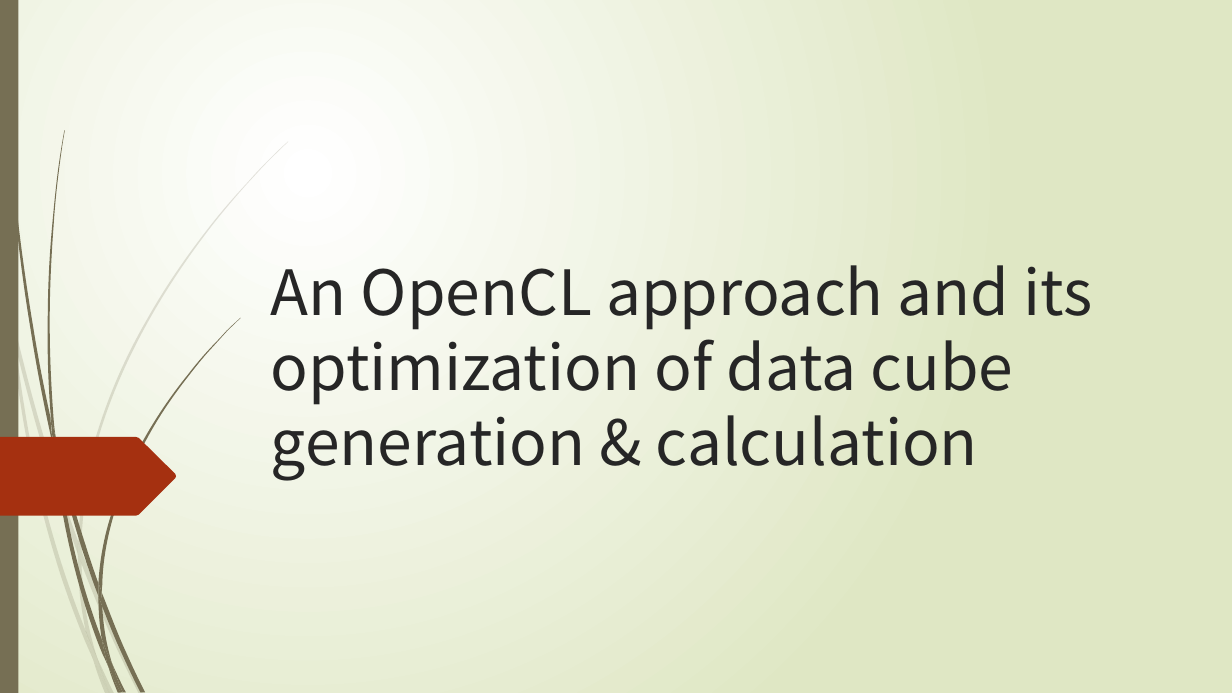
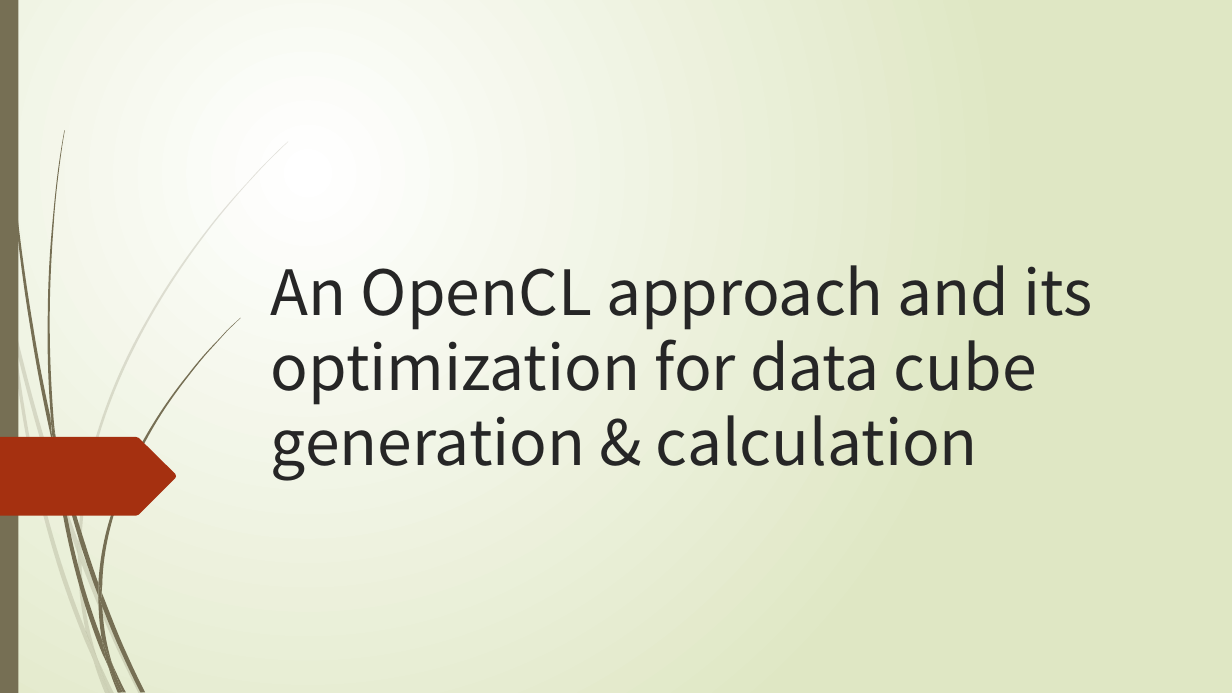
Before and after one commit to thoh-testarossa/Mirage-docs, a slide deck: slide 1 of thoh/gradurate_thesis/答辩.pptx. Drawn at 1232x693 pixels with LibreOffice and Linux fonts; fonts in the diff are those of the drawing. Boxes give left, top, right and bottom in pixels: in the first picture for what was removed or moved away, otherwise in the second. Text is boxed around its words. In the diff, an @@ line names an element or a change of style, - is before the commit and + after.

```diff
--- a/thoh/gradurate_thesis/答辩.pptx
+++ b/thoh/gradurate_thesis/答辩.pptx
@@ title at [271,265,1093,480]: text changed @@
-An OpenCL approach and its optimization of data cube generation & calculation
+An OpenCL approach and its optimization for data cube generation & calculation
```
Also in this commit, not shown: 32 other files.
